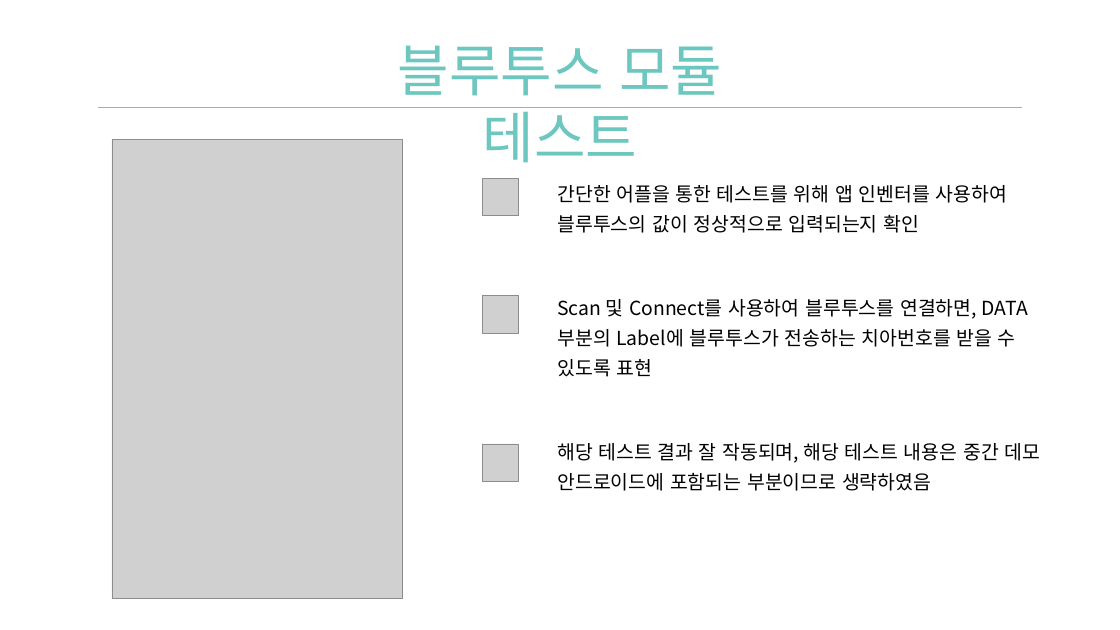
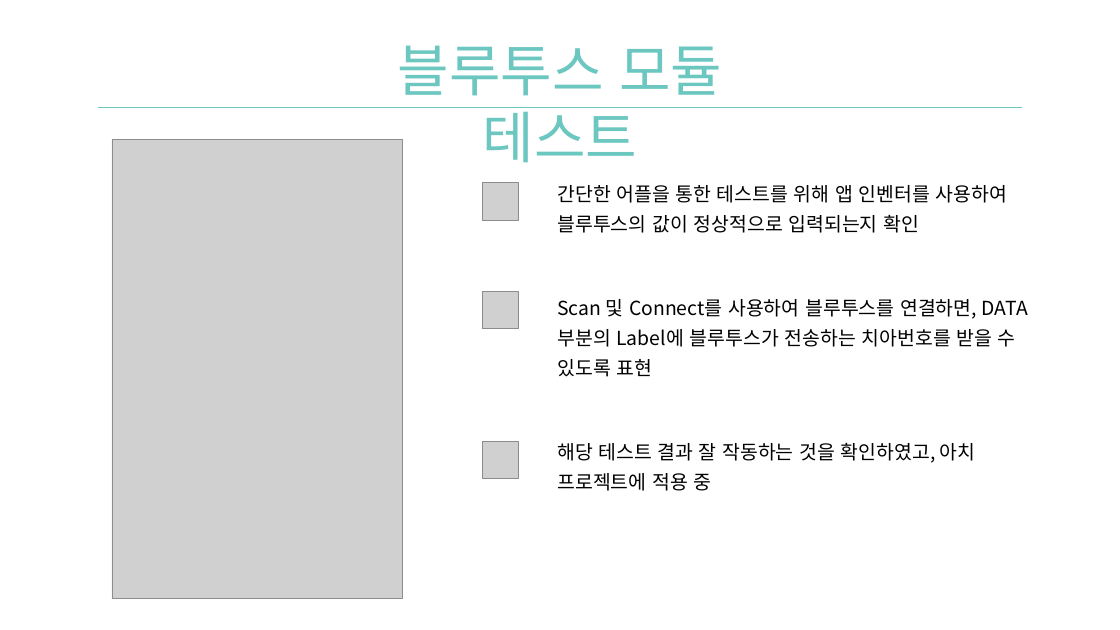
Before and after one commit to Team-Achi/Docs, a slide deck: slide 10 of PPT/캡스톤디자인_9주차_중간데모_발표자료_5조.pptx. Drawn at 1120x630 pixels with LibreOffice and Linux fonts; fonts in the diff are those of the drawing; grey boxes stand for pictures; background and template pictures are left out. Boxes give left, top, right and bottom in pixels: in the first picture for what was removed or moved away, otherwise in the second. Text is boxed around its words. In the diff, an @@ line names an element or a change of style, - is before the commit and + after.

```diff
--- a/PPT/캡스톤디자인_9주차_중간데모_발표자료_5조.pptx
+++ b/PPT/캡스톤디자인_9주차_중간데모_발표자료_5조.pptx
@@ picture moved from (x1=482, y1=178, x2=518, y2=216) to (x1=482, y1=183, x2=518, y2=221) @@
@@ picture moved from (x1=482, y1=296, x2=518, y2=334) to (x1=482, y1=292, x2=518, y2=329) @@
@@ text at (x1=557, y1=443, x2=976, y2=491): text changed @@
-• 해당 테스트 결과 잘 작동되며, 해당 테스트 내용은 중간 데모 안드로이드에 포함되는 부분이므로 생략하였음
+• 해당 테스트 결과 잘 작동하는 것을 확인하였고, 아치 프로젝트에 적용 중
```
Also in this commit, not shown: 1 slide added.
